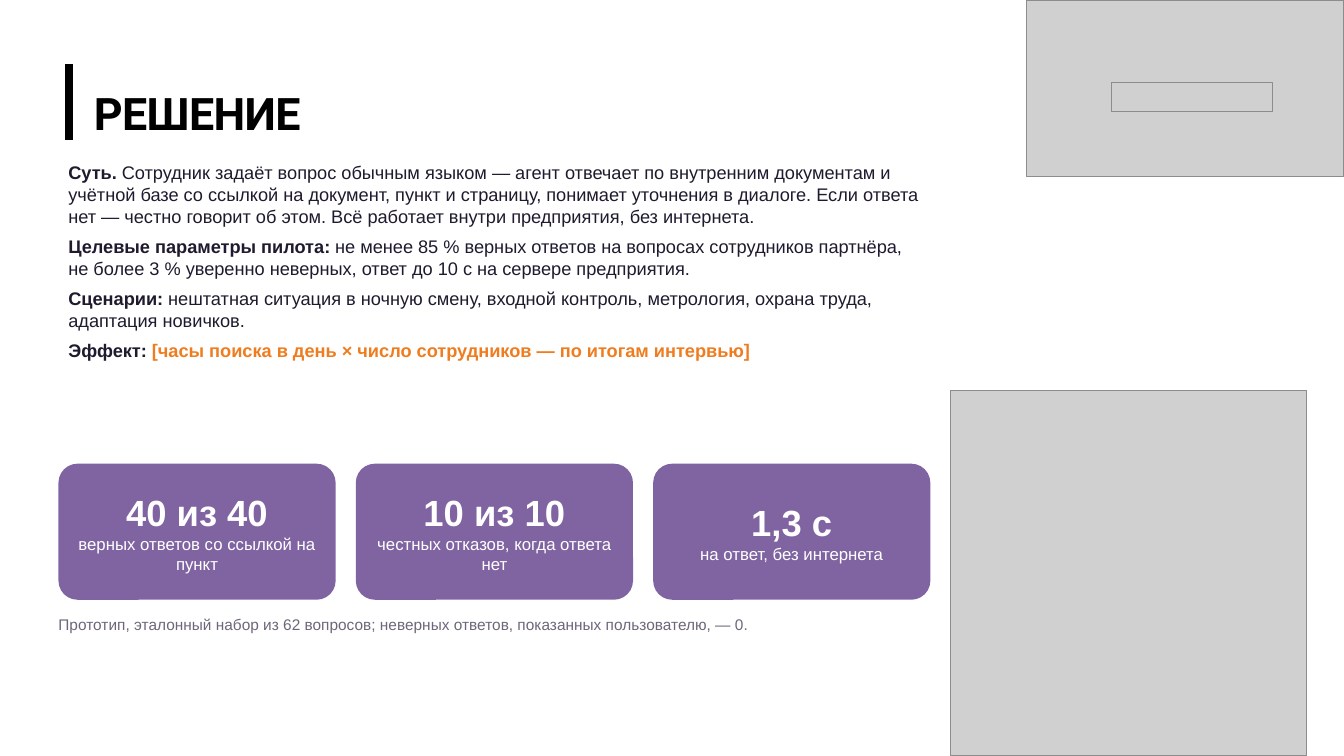
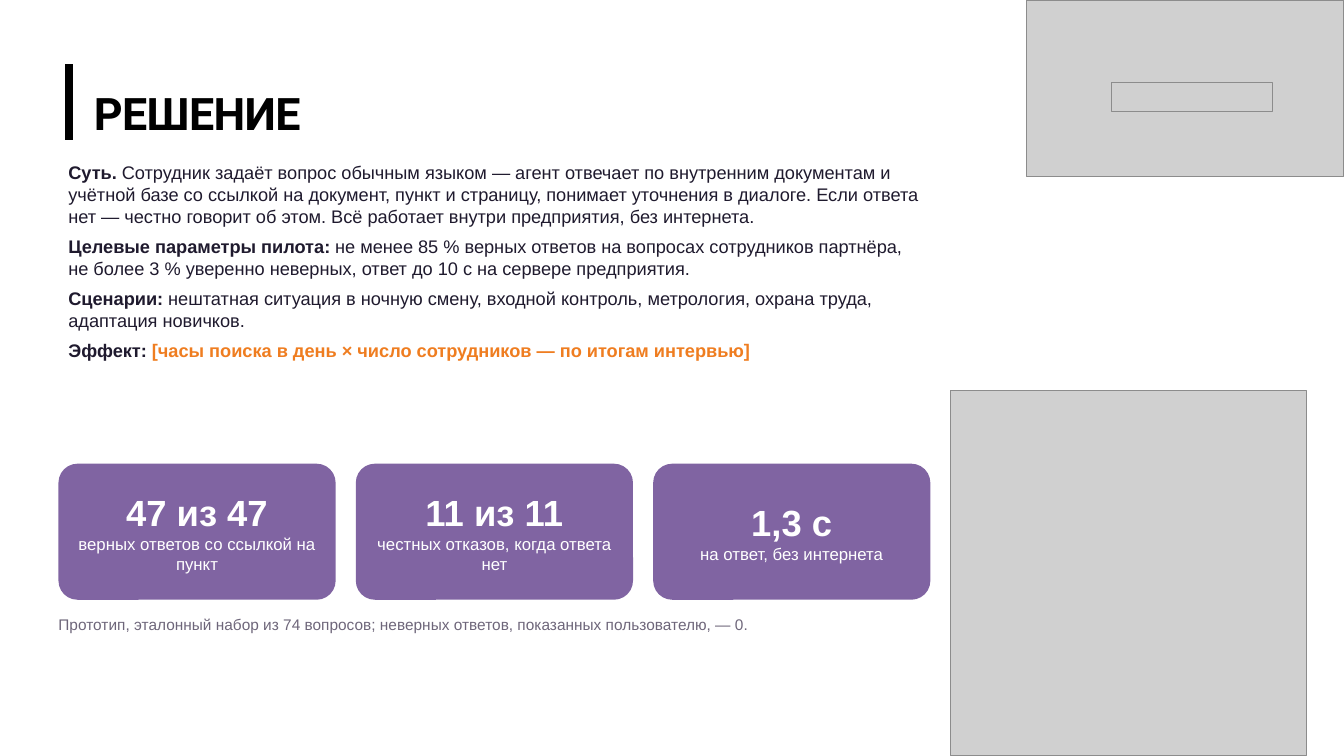
Before and after one commit to imaO0O/acselerator, a slide deck: slide 3 of docs/slides/prezentatsiya_chernovik.pptx. Drawn at 1344x756 pixels with LibreOffice and Linux fonts; fonts in the diff are those of the drawing; grey boxes stand for pictures; background and template pictures are left out. Boxes give left, top, right and bottom in pixels: in the first picture for what was removed or moved away, otherwise in the second. Text is boxed around its words. In the diff, an @@ line names an element or a change of style, - is before the commit and + after.

```diff
--- a/docs/slides/prezentatsiya_chernovik.pptx
+++ b/docs/slides/prezentatsiya_chernovik.pptx
@@ text in rounded rectangle at box(126, 501, 267, 527): text changed @@
-40 из 40
+47 из 47
@@ text in rounded rectangle at box(425, 501, 564, 527): text changed @@
-10 из 10
+11 из 11
@@ text at box(58, 618, 748, 633): text changed @@
-Прототип, эталонный набор из 62 вопросов; неверных ответов, показанных пользователю, — 0.
+Прототип, эталонный набор из 74 вопросов; неверных ответов, показанных пользователю, — 0.
```
Also in this commit, not shown: 4 other slides changed, 41 other files.
